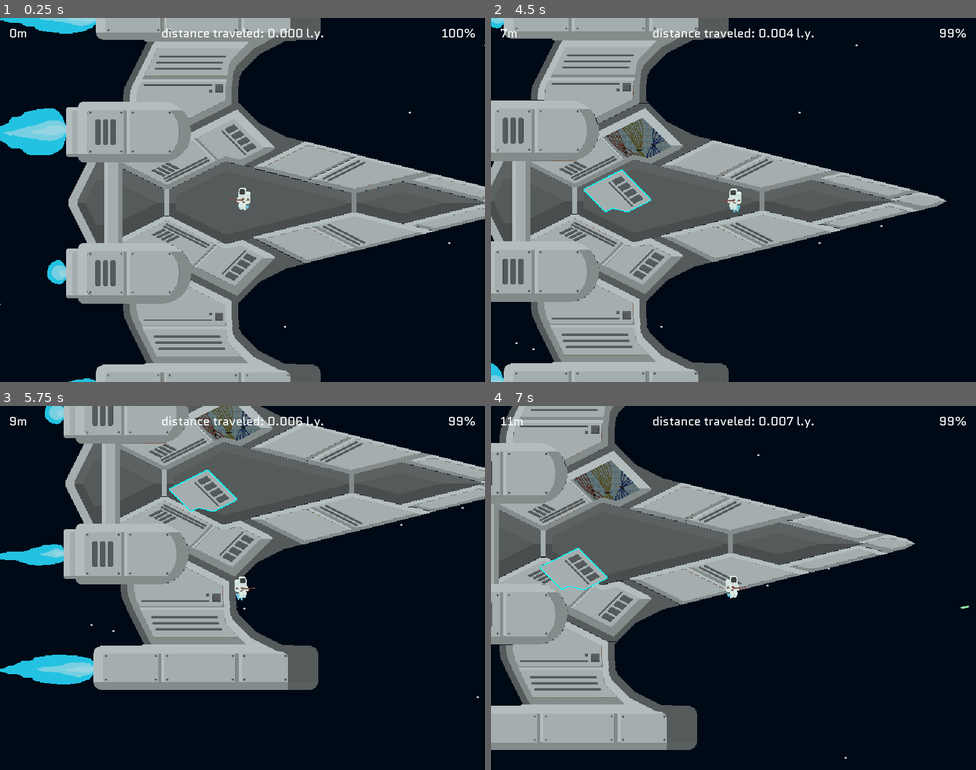
Above: before the commit, frames 1-4 (two rows, left to right).
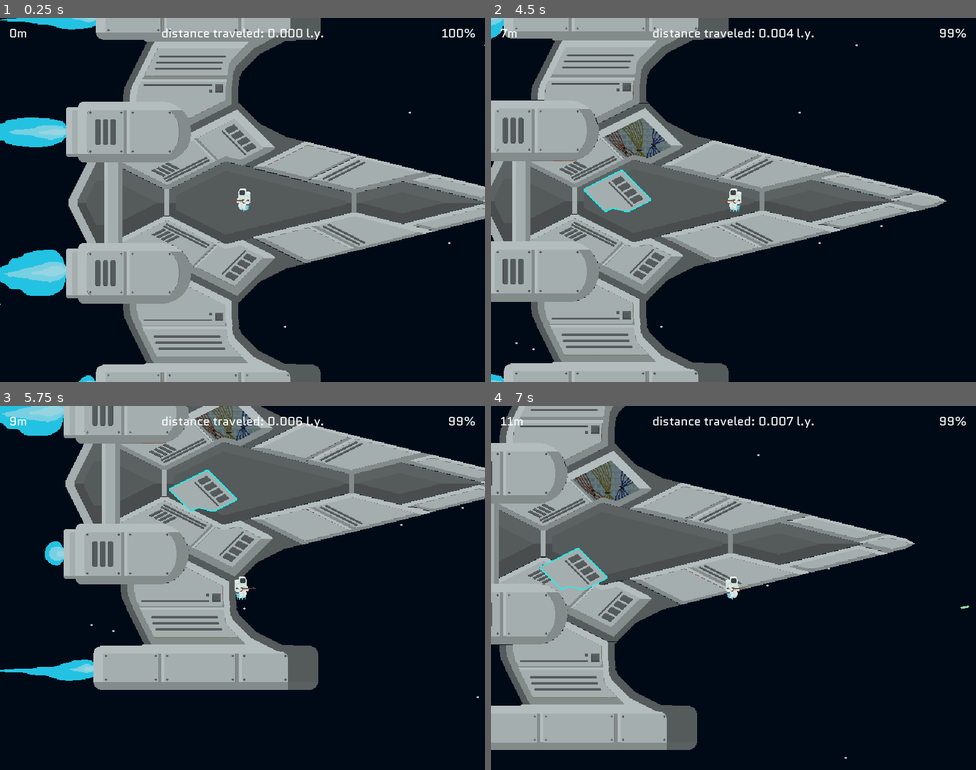
Above: after the commit, the same moments.

Repository: AlexTheRegent/endless-jam-2022
Game: Godot game, scene res://scenes/game.tscn
The game is run twice, just before and just after one commit, with the same random seed, the same clock (stepped at 60 frames per second) and the same inputs.
Inputs (mouse positions are in pixels of both pictures, inside the frame that each line leads up to):
- Up to frame 1 (0.25 s): no input
- Up to frame 2 (4.5 s): tap Enter at 0.5 s; move the mouse to (840, 181) at 0.52 s; hold D (move_right) 0.53-1.28 s; click (840, 181) at 0.6 s; move the mouse to (636, 218) at 1.27 s; hold S (move_down) 1.28-2.03 s; tap E (use) at 1.35, 2.85, 4.35 s; move the mouse to (782, 119) at 2.02 s; hold D (move_right) 2.03-2.78 s; click (782, 119) at 2.1 s; move the mouse to (709, 272) at 2.77 s; hold W (move_up) 2.78-3.53 s; move the mouse to (879, 254) at 3.52 s; hold A (move_left) from 3.53 s (still down); click (879, 254) at 3.6 s; move the mouse to (588, 145) at 4.27 s
- Up to frame 3 (5.75 s): move the mouse to (266, 588) at 5.02 s; release A (move_left) at 5.03 s; hold S (move_down) from 5.03 s (still down); click (266, 588) at 5.1 s
- Up to frame 4 (7 s): move the mouse to (660, 497) at 5.77 s; release S (move_down) at 5.78 s; hold D (move_right) 5.78-6.53 s; tap E (use) at 5.85 s; move the mouse to (840, 569) at 6.52 s; hold W (move_up) from 6.53 s (still down); click (840, 569) at 6.6 s

The runs differ from the first frame. In frame 1, 2.3% of the frame differs, in the area x 0-52%, y 0-100%; in frame 2, 0.2%; in frame 3, 2.1%; in frame 4, less than 0.1%.

Commit message:
Fixed ship's attachment points

Diff:
--- a/prefabs/player.tscn
+++ b/prefabs/player.tscn
@@ -62,7 +62,6 @@
 
 [node name="animated_sprite" type="AnimatedSprite" parent="."]
 frames = SubResource( 9 )
-frame = 6
 playing = true
 
 [node name="collision_shape_2d" type="CollisionShape2D" parent="."]
--- a/prefabs/ship.tscn
+++ b/prefabs/ship.tscn
@@ -48,24 +48,24 @@
 [node name="fire" type="AnimatedSprite" parent="sprites"]
 position = Vector2( -341, -239 )
 frames = SubResource( 5 )
-frame = 3
 playing = true
 
 [node name="fire2" type="AnimatedSprite" parent="sprites"]
 position = Vector2( -341, 249 )
 frames = SubResource( 5 )
+frame = 1
 playing = true
 
 [node name="fire3" type="AnimatedSprite" parent="sprites"]
 position = Vector2( -381, 97 )
 frames = SubResource( 5 )
-frame = 1
+frame = 2
 playing = true
 
 [node name="fire4" type="AnimatedSprite" parent="sprites"]
 position = Vector2( -381, -89 )
 frames = SubResource( 5 )
-frame = 2
+frame = 3
 playing = true
 
 [node name="roots" type="Node2D" parent="."]
--- a/prefabs/ship_parts.gd
+++ b/prefabs/ship_parts.gd
@@ -38,6 +38,7 @@
 func detach(direction: Vector2) -> void:
 	_tail.monitoring = false
 
+	_tail.set_meta("center", _tail.position)
 	_tail.position = _tail.global_position
 	_tail.get_parent().remove_child(_tail)
 
@@ -65,7 +66,7 @@
 
 	_tail.get_parent().remove_child(_tail)
 	call_deferred("add_child", _tail)
-	_tail.position = Vector2.ZERO
+	_tail.call_deferred("set_position", _tail.get_meta("center"))
 
 	emit_signal("repaired")
 	part.emit_signal("attached")
